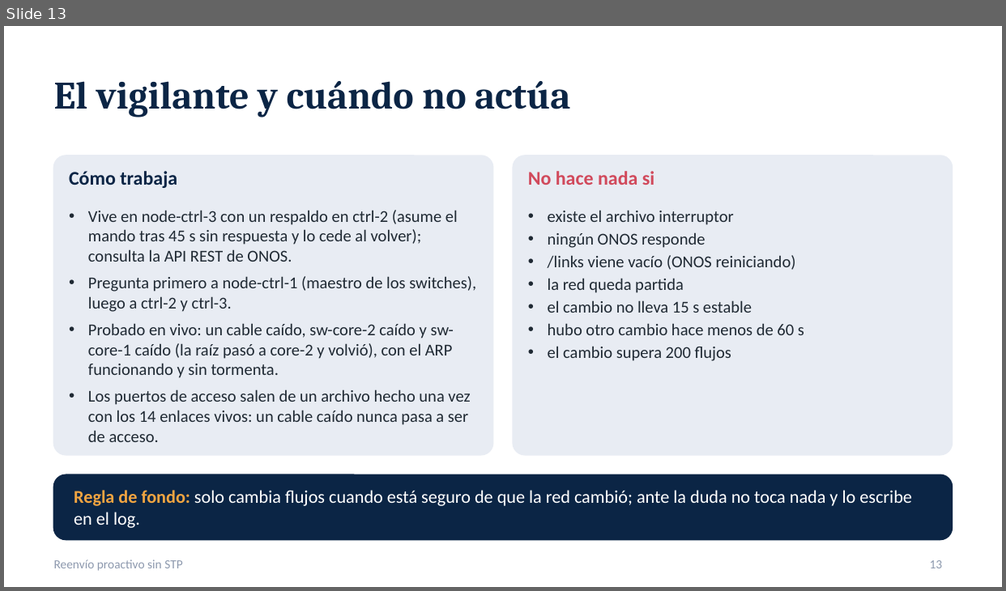
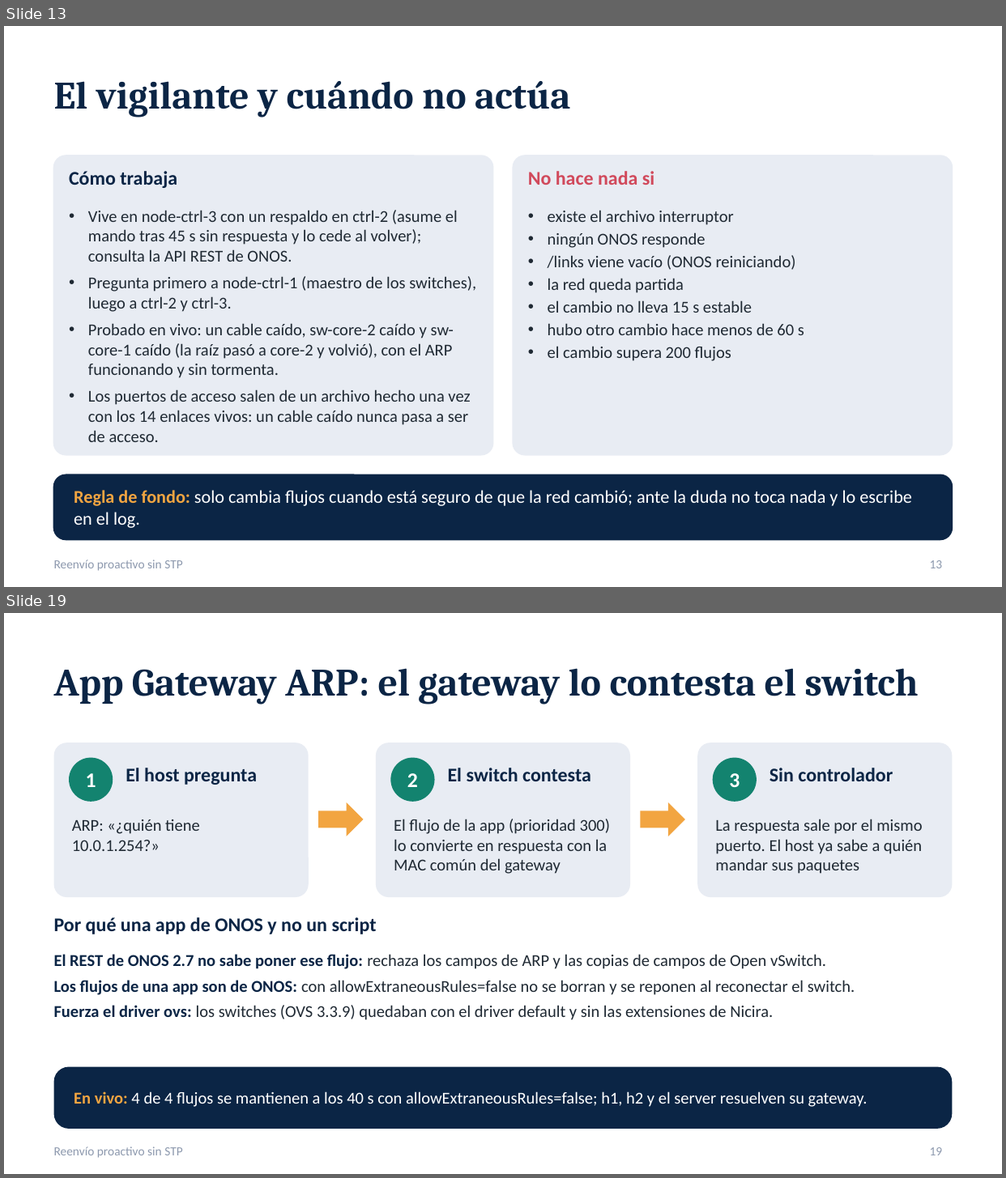
Before and after one commit to SergioAnderson123/proyecto-sdn, a slide deck: docs/Reenvio_proactivo_sin_STP.pptx. Shown one above the other, each under a label of ours: slide 13 before the commit, slides 13 and 19 after it; the slides between them are not shown. The pictures are 1006x591 and 1006x1178 pixels, drawn with LibreOffice and Linux fonts; fonts in the diff are those of the drawing. Boxes give left, top, right and bottom in pixels: in the first picture for what was removed or moved away, otherwise in the second. Text is boxed around its words. In the diff, an @@ line names an element or a change of style, - is before the commit and + after.

Commit message:
presentacion: capa 3 por subredes (motivo: escalabilidad, frente a los intents, flujos de la tabla 60, apps Gateway ARP y DHCP por subred, vigilante en capa 3 y resultados en vivo); portada, comparacion con intents y cierre actualizados

```diff
--- a/docs/Reenvio_proactivo_sin_STP.pptx
+++ b/docs/Reenvio_proactivo_sin_STP.pptx
@@ slide 19 added at (4, 613, 1002, 1174), background #FFFFFF; not listed: 1 template element that a slide beside it also shows @@
@@ title added at (54, 668, 918, 705), 28 pt, text #0B2545, bold @@
+App Gateway ARP: el gateway lo contesta el switch
@@ rounded rectangle added at (54, 743, 309, 897), fill #E8ECF3 @@
@@ ellipse added at (69, 758, 113, 802), fill #13836F, 15 pt, text #FFFFFF, bold @@
+1
@@ rounded rectangle added at (375, 743, 629, 897), fill #E8ECF3 @@
@@ ellipse added at (390, 758, 434, 802), fill #13836F, 15 pt, text #FFFFFF, bold @@
+2
@@ rounded rectangle added at (697, 743, 952, 897), fill #E8ECF3 @@
@@ ellipse added at (713, 758, 756, 802), fill #13836F, 15 pt, text #FFFFFF, bold @@
+3
@@ text added at (126, 768, 257, 785), 14 pt, text #0B2545, bold @@
+El host pregunta
@@ text added at (448, 768, 591, 781), 14 pt, text #0B2545, bold @@
+El switch contesta
@@ text added at (769, 768, 893, 781), 14 pt, text #0B2545, bold @@
+Sin controlador
@@ right arrow added at (318, 803, 364, 837), fill #F2A541 @@
@@ right arrow added at (640, 803, 684, 837), fill #F2A541 @@
@@ text added at (72, 820, 200, 851), 12 pt, text #1F2933 @@
+ARP: «¿quién tiene 10.0.1.254?»
@@ text added at (394, 819, 610, 874), 12 pt, text #1F2933 @@
+El flujo de la app (prioridad 300) lo convierte en respuesta con la MAC común del gateway
@@ text added at (715, 819, 922, 874), 12 pt, text #1F2933 @@
+La respuesta sale por el mismo puerto. El host ya sabe a quién mandar sus paquetes
@@ text added at (54, 918, 377, 935), 14 pt, text #0B2545, bold @@
+Por qué una app de ONOS y no un script
@@ text added at (54, 954, 854, 1020), 12 pt, text #1F2933 @@
+El REST de ONOS 2.7 no sabe poner ese flujo: rechaza los campos de ARP y las copias de campos de Open vSwitch.
+Los flujos de una app son de ONOS: con allowExtraneousRules=false no se borran y se reponen al reconectar el switch.
+Fuerza el driver ovs: los switches (OVS 3.3.9) quedaban con el driver default y sin las extensiones de Nicira.
@@ rounded rectangle added at (54, 1067, 952, 1129), fill #0B2545 @@
@@ text added at (74, 1092, 867, 1107), 12 pt, text #FFFFFF @@
+En vivo: 4 de 4 flujos se mantienen a los 40 s con allowExtraneousRules=false; h1, h2 y el server resuelven su gateway.
@@ page number added at (930, 1148, 943, 1156), 9 pt, text #8D99AE @@
+19
```
Also in this commit, not shown: 3 slides changed, 7 other slides added.
